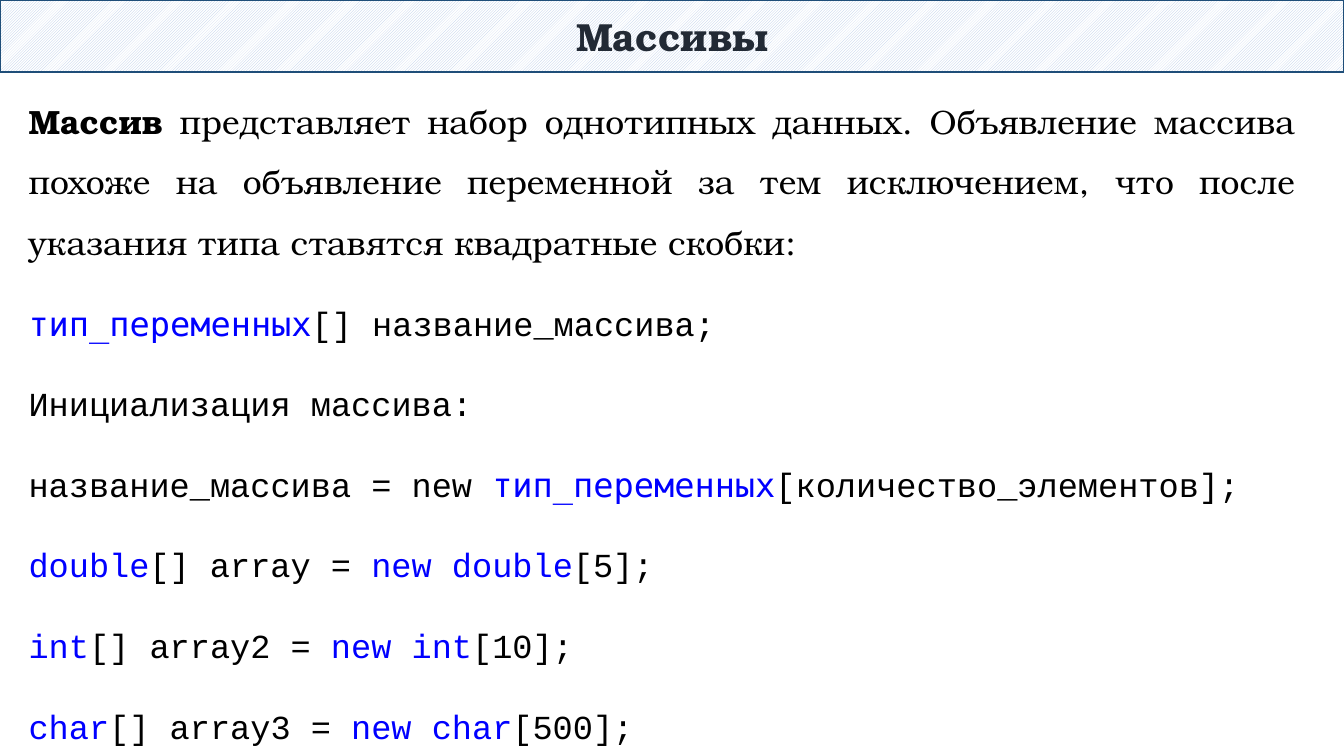
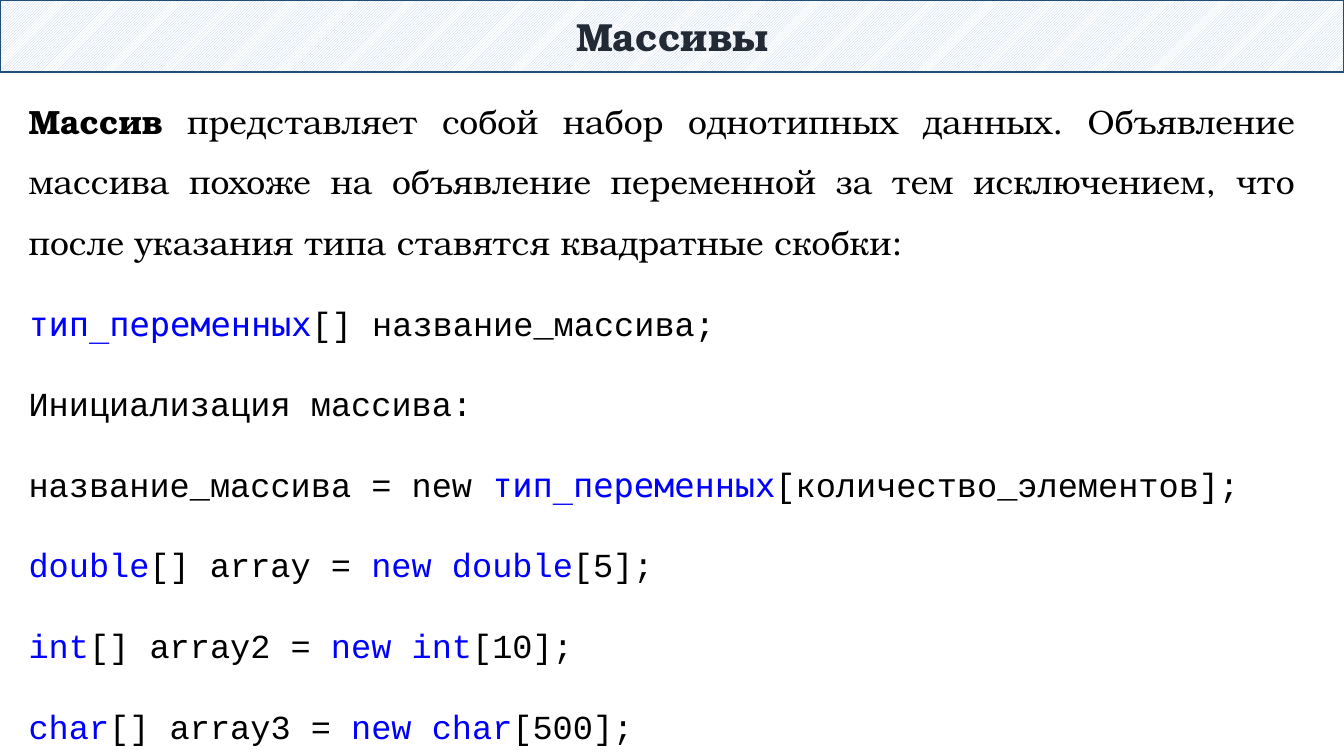
Before and after one commit to DaniilKlyukin/ITiP-1, a slide deck: slide 23 of Лекции/ИТиП лек 2 (лр 2, практическая 1).pptx. Drawn at 1344x756 pixels with LibreOffice and Linux fonts; fonts in the diff are those of the drawing. Boxes give left, top, right and bottom in pixels: in the first picture for what was removed or moved away, otherwise in the second. Text is boxed around its words. In the diff, an @@ line names an element or a change of style, - is before the commit and + after.

```diff
--- a/Лекции/ИТиП лек 2 (лр 2, практическая 1).pptx
+++ b/Лекции/ИТиП лек 2 (лр 2, практическая 1).pptx
@@ text at (29, 109, 1295, 263): text changed @@
-Массив представляет набор однотипных данных. Объявление массива похоже на объявление переменной за тем исключением, что после указания типа ставятся квадратные скобки:
+Массив представляет собой набор однотипных данных. Объявление массива похоже на объявление переменной за тем исключением, что после указания типа ставятся квадратные скобки:
```
Also in this commit, not shown: 1 other slide changed.
